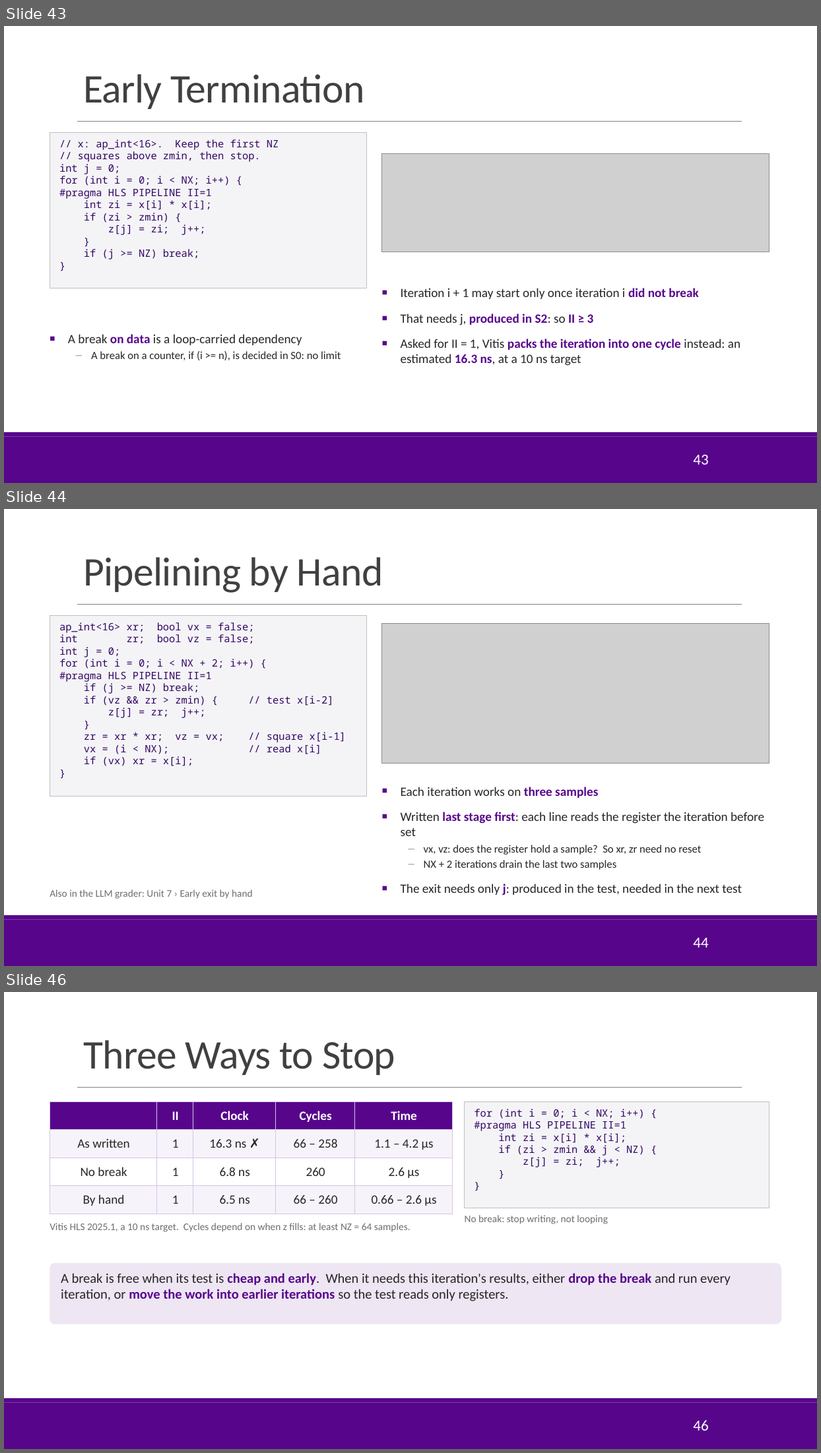
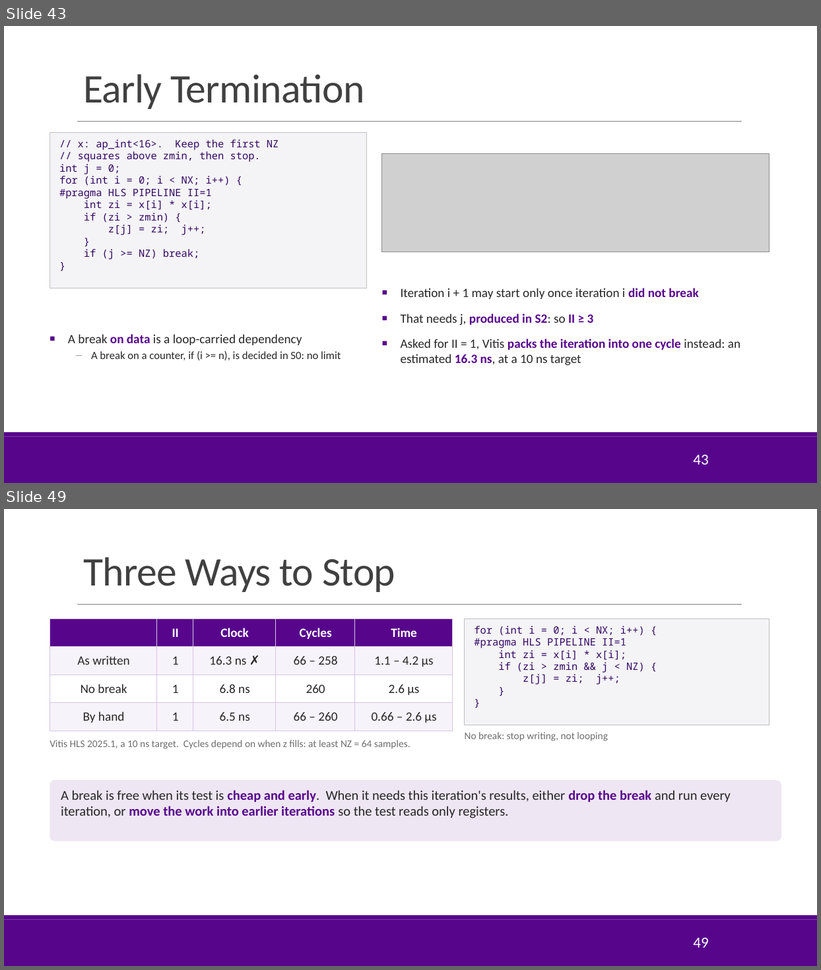
Before and after one commit to sdrangan/hwdesign, a slide deck: units/unit07_loopopt/loopopt.pptx. Shown one above the other, each under a label of ours: slides 43, 44 and 46 before the commit, slides 43 and 49 after it; the slides between them are not shown. The pictures are 821x1453 and 821x970 pixels, drawn with LibreOffice and Linux fonts; fonts in the diff are those of the drawing; grey boxes stand for pictures; background and template pictures are left out. Boxes give left, top, right and bottom in pixels: in the first picture for what was removed or moved away, otherwise in the second. Text is boxed around its words. In the diff, an @@ line names an element or a change of style, - is before the commit and + after.

```diff
--- a/units/unit07_loopopt/loopopt.pptx
+++ b/units/unit07_loopopt/loopopt.pptx
@@ slide 44 removed at [4, 509, 817, 966], background #FFFFFF; not listed: 3 template elements that a slide beside it also shows @@
@@ title removed at [83, 557, 384, 593] @@
-Pipelining by Hand
@@ rectangle removed at [50, 616, 367, 796] @@
-ap_int<16> xr; bool vx = false;
-int zr; bool vz = false;
-int j = 0;
-for (int i = 0; i < NX + 2; i++) {
-#pragma HLS PIPELINE II=1
-if (j >= NZ) break;
-if (vz && zr > zmin) { // test x[i-2]
-z[j] = zr; j++;
-}
-zr = xr * xr; vz = vx; // square x[i-1]
-vx = (i < NX); // read x[i]
-if (vx) xr = x[i];
-}
@@ picture removed at [382, 624, 770, 763] @@
@@ text removed at [401, 787, 764, 896] @@
-■ Each iteration works on three samples
-■ Written last stage first: each line reads the register the iteration before set
-– vx, vz: does the register hold a sample? So xr, zr need no reset
-– NX + 2 iterations drain the last two samples
-■ The exit needs only j: produced in the test, needed in the next test
@@ text removed at [50, 890, 253, 899] @@
-Also in the LLM grader: Unit 7 › Early exit by hand
@@ page number removed at [693, 938, 708, 948] @@
-44
@@ what was slide 46 is now slide 49 @@
@@ page number at [693, 938, 708, 948]: text changed @@
-46
+49
```
Also in this commit, not shown: 1 slide changed, 4 slides added, 6 other files.
